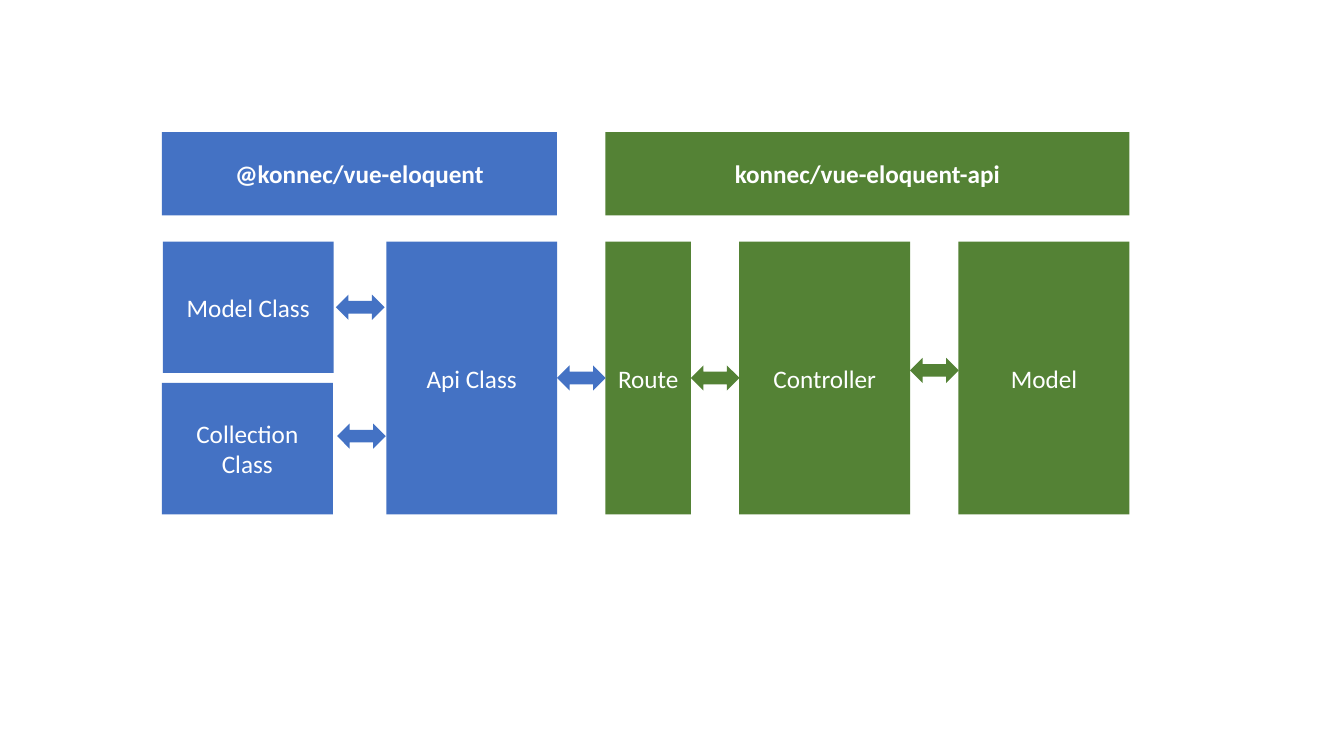
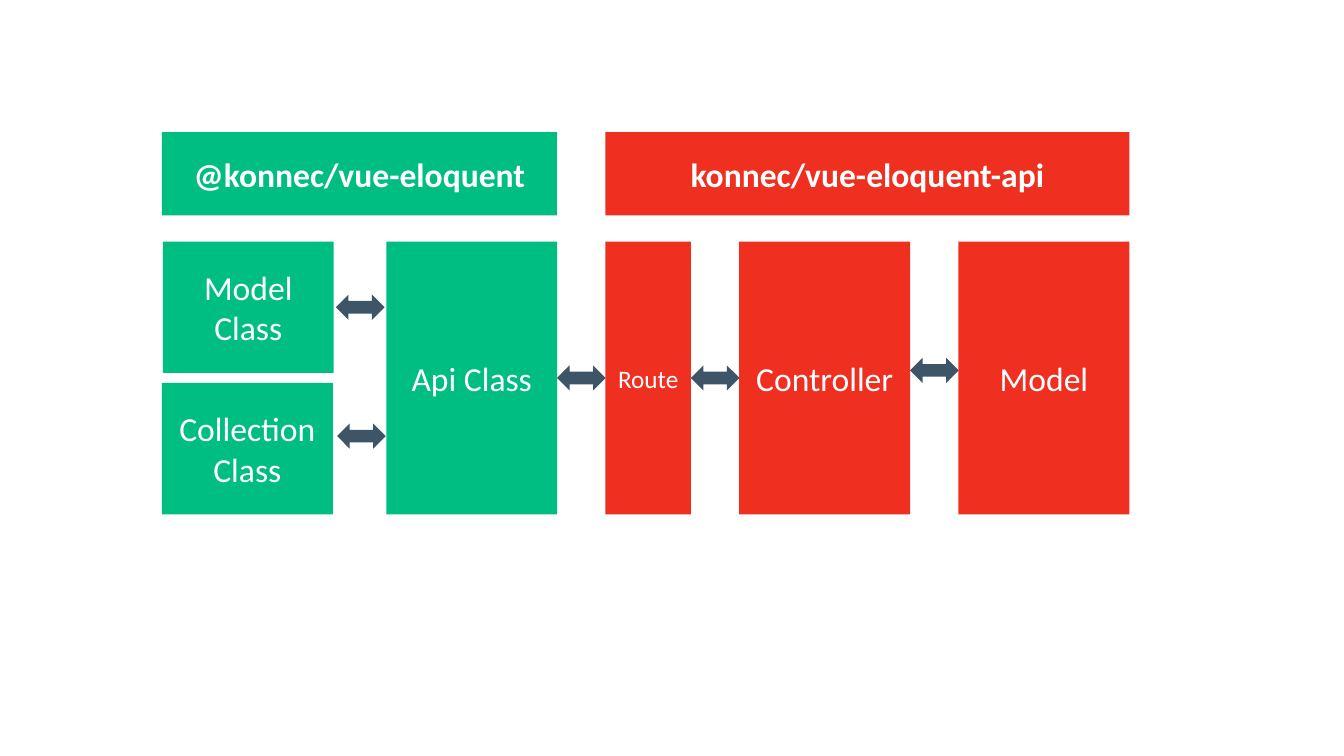
Before and after one commit to cimd/vue-eloquent-docs, a slide deck: slide 1 of docs/graphics.pptx. Drawn at 1344x756 pixels with LibreOffice and Linux fonts; fonts in the diff are those of the drawing. Boxes give left, top, right and bottom in pixels: in the first picture for what was removed or moved away, otherwise in the second. Text is boxed around its words. In the diff, an @@ line names an element or a change of style, - is before the commit and + after.

```diff
--- a/docs/graphics.pptx
+++ b/docs/graphics.pptx
@@ rectangle "Route" at (x1=606, y1=242, x2=692, y2=515): fill #548235 to #EF2F20 @@
@@ size 18 to 24 pt; fill #548235 to #EF2F20 in 3 elements at (x1=606, y1=132, x2=1130, y2=216), (x1=739, y1=242, x2=910, y2=515), (x1=959, y1=242, x2=1130, y2=515) @@
@@ left right arrow at (x1=910, y1=358, x2=959, y2=383): fill #548235 to #3E5467 @@
@@ size 18 to 24 pt; fill #4472C4 to #00BD82 in 4 elements at (x1=162, y1=132, x2=558, y2=216), (x1=386, y1=242, x2=558, y2=515), (x1=163, y1=242, x2=335, y2=373), (x1=162, y1=383, x2=334, y2=514) @@
@@ left right arrow at (x1=691, y1=365, x2=739, y2=390): fill #548235 to #3E5467 @@
@@ fill #4472C4 to #3E5467 in 3 elements at (x1=558, y1=365, x2=606, y2=390), (x1=336, y1=294, x2=384, y2=320), (x1=337, y1=423, x2=385, y2=449) @@
```
Also in this commit, not shown: 1 other slide changed, 1 slide added, 12 other files.
